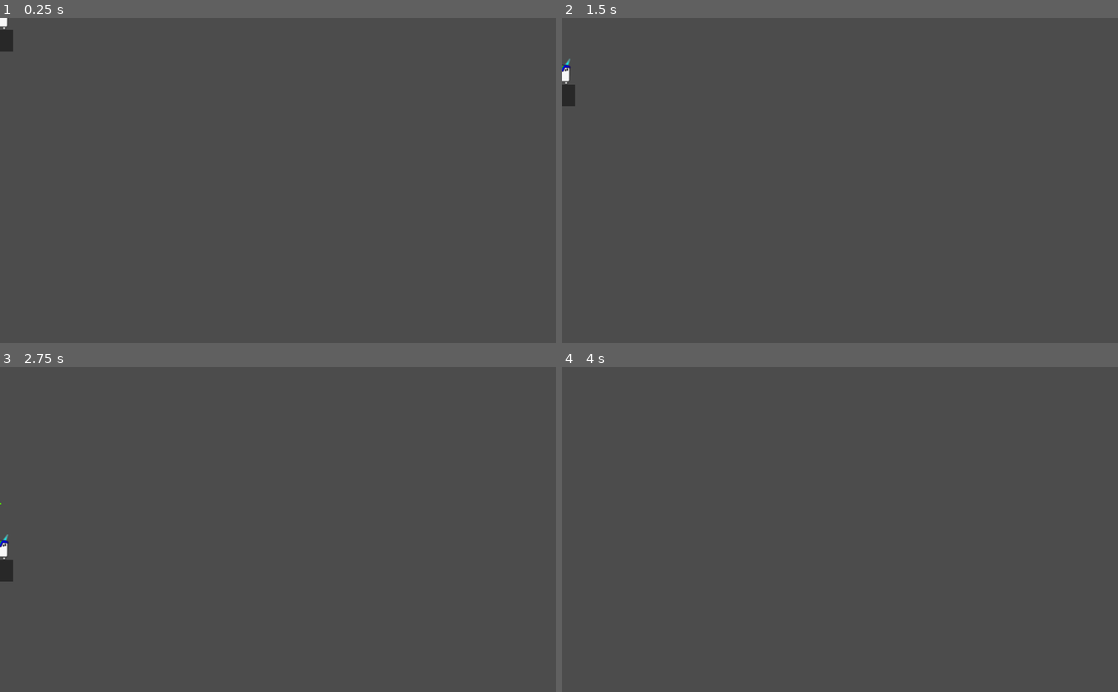
Above: before the commit, frames 1-4 (two rows, left to right).
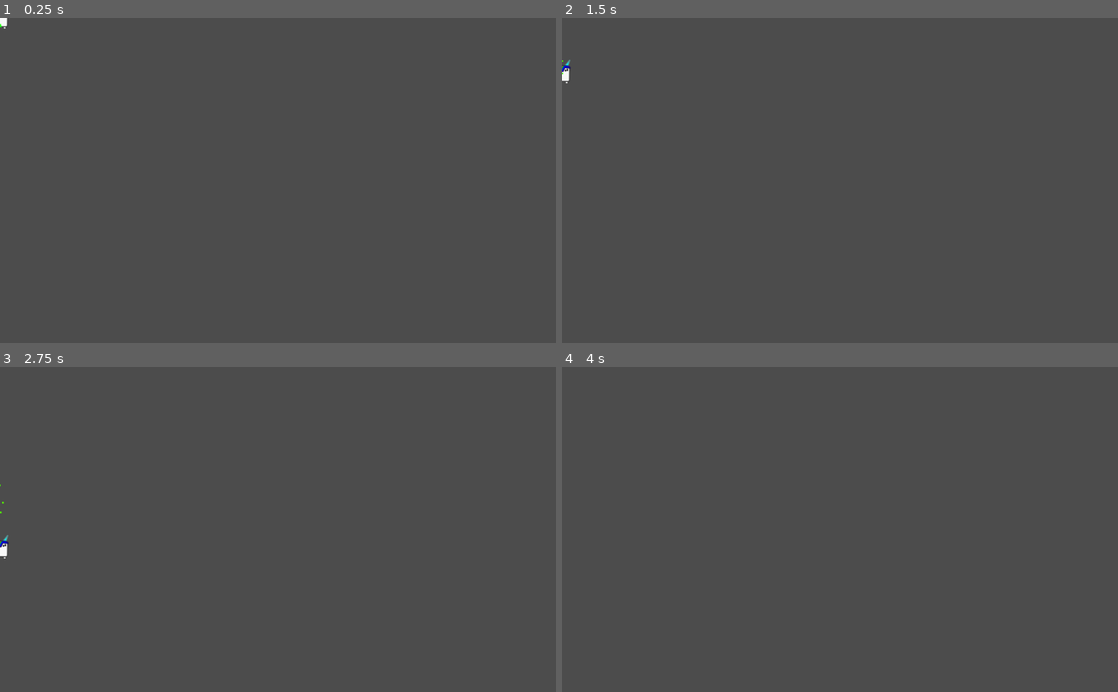
Above: after the commit, the same moments.

Repository: GameDrivenDesign/2-World-Co-Op-Color-Spray-Discovery-And-Jump-N-Run-2D
Game: Godot game, scene res://Player/unicorn.tscn
The game is run twice, just before and just after one commit, with the same random seed, the same clock (stepped at 60 frames per second) and the same inputs. This scene is started directly instead of the project's main scene.
Inputs:
- Up to frame 1 (0.25 s): no input
- Up to frame 2 (1.5 s): tap Enter at 0.5 s
- Up to frame 3 (2.75 s): no input
- Up to frame 4 (4 s): no input

The runs differ from the first frame. In frame 1, 0.2% of the frame differs, in the area x 0-3%, y 1-11%; in frame 2, 0.2%; in frame 3, 0.2%, in the area x 0-3%, y 36-67%; in frame 4, nothing differs.
Error in both runs: Invalid get index 'process_material' (on base: 'null instance'). (res://Player/unicorn.gd:8)

Commit message:
remove floor

Diff:
--- a/Player/unicorn.tscn
+++ b/Player/unicorn.tscn
@@ -1067,16 +1067,16 @@
 
 [node name="body" type="Sprite" parent="." index="0"]
 
-position = Vector2( 1.19952, -7.11349 )
-rotation = 0.00881502
-scale = Vector2( 0.991557, 0.999993 )
+position = Vector2( 1.24181, -6.6331 )
+rotation = 0.0155823
+scale = Vector2( 0.985076, 0.95105 )
 texture = ExtResource( 2 )
 _sections_unfolded = [ "Region", "Transform" ]
 
 [node name="leg2" type="Sprite" parent="body" index="0"]
 
-position = Vector2( 6.54157, 21.0636 )
-rotation = -0.0357991
+position = Vector2( 7.324, 20.9875 )
+rotation = -0.266971
 z_index = -1
 texture = ExtResource( 3 )
 offset = Vector2( 0.000543594, 1.81514 )
@@ -1085,7 +1085,7 @@
 [node name="tail" type="Sprite" parent="body" index="1"]
 
 position = Vector2( -13.8029, 12.9191 )
-rotation = -0.0187477
+rotation = -0.0852332
 z_index = -1
 texture = ExtResource( 4 )
 offset = Vector2( -6.4446, 2.55807 )
@@ -1094,7 +1094,7 @@
 [node name="wing" type="Sprite" parent="body" index="2"]
 
 position = Vector2( -13.2413, -5.30461 )
-rotation = 0.0157807
+rotation = -0.196937
 z_index = -1
 texture = ExtResource( 5 )
 offset = Vector2( -8.90259, -3.33047 )
@@ -1102,8 +1102,8 @@
 
 [node name="leg" type="Sprite" parent="body" index="3"]
 
-position = Vector2( -7.80505, 21.1413 )
-rotation = 0.0153533
+position = Vector2( -8.50149, 21.2613 )
+rotation = 0.26035
 z_index = -1
 texture = ExtResource( 3 )
 offset = Vector2( -0.0698605, 1.79267 )
@@ -1124,27 +1124,9 @@
 blend_times = [  ]
 _sections_unfolded = [ "Playback Options" ]
 
-[node name="ColorRect" type="ColorRect" parent="." index="2"]
-
-anchor_left = 0.0
-anchor_top = 0.0
-anchor_right = 0.0
-anchor_bottom = 0.0
-margin_left = -16.0
-margin_top = 19.0
-margin_right = 24.0
-margin_bottom = 59.0
-rect_pivot_offset = Vector2( 0, 0 )
-rect_clip_content = false
-mouse_filter = 0
-mouse_default_cursor_shape = 0
-size_flags_horizontal = 1
-size_flags_vertical = 1
-color = Color( 0.160156, 0.160156, 0.160156, 1 )
-
-[node name="colorParticles" type="Particles2D" parent="." index="3"]
-
-position = Vector2( -4.29241, 16.8609 )
+[node name="colorParticles" type="Particles2D" parent="." index="2"]
+
+position = Vector2( 0.226289, 14.4968 )
 emitting = true
 amount = 8
 lifetime = 1.0
@@ -1165,7 +1147,7 @@
 v_frames = 1
 _sections_unfolded = [ "Drawing", "Process Material", "Time" ]
 
-[node name="colorStomp" type="Particles2D" parent="." index="4"]
+[node name="colorStomp" type="Particles2D" parent="." index="3"]
 
 position = Vector2( 0, 17 )
 rotation = -1.5708
@@ -1189,6 +1171,6 @@
 v_frames = 1
 _sections_unfolded = [ "Drawing", "Process Material", "Time", "Transform" ]
 
-[node name="CollisionShape2D" type="CollisionShape2D" parent="." index="5"]
+[node name="CollisionShape2D" type="CollisionShape2D" parent="." index="4"]
 
 shape = SubResource( 12 )
